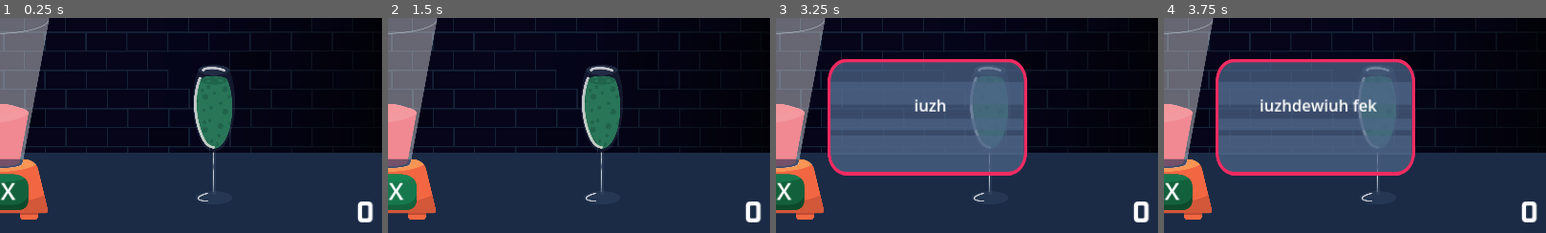
Above: before the commit, frames 1-4 (left to right).
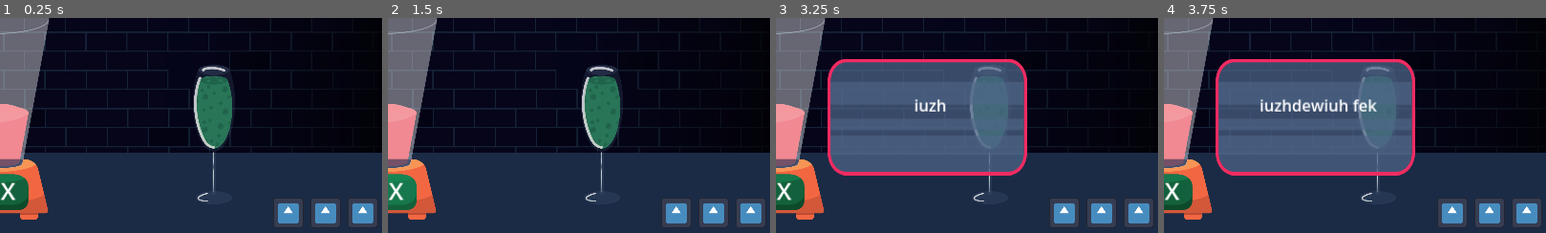
Above: after the commit, the same moments.

Repository: Daxidz/orbital-5-cyberpunk
Game: Godot game, scene res://src/main.tscn
Same seed, same stepped clock (60 frames per second), same inputs: the game is played once before the commit and once after it. The engine's default icon, where the game draws it, is replaced by a stand-in: a white triangle on a blue panel in a dark square.
Inputs (mouse positions are % of the whole screen's width and height, from its top left):
- Up to frame 1 (0.25 s): no input
- Up to frame 2 (1.5 s): click (49, 90) at 0.5 s; click (49, 90) at 1.25 s
- Up to frame 3 (3.25 s): click (49, 90) at 2 s; move the mouse to (11, 19) at 2.77 s; press the mouse at (11, 19) at 2.78 s
- Up to frame 4 (3.75 s): move the mouse to (9, 18) at 3.52 s; release the mouse at (9, 18) at 3.53 s; click (9, 18) at 3.6 s
The pictures show only the part of the screen within x 50-100%, y 50-100%; the shares and areas given below are measured in that part.

The runs differ from the first frame. In frame 1, 3.0% of the frame differs, in the area x 71-99%, y 84-98%; in frame 2, 3.0%; in frame 3, 3.0%; in frame 4, 3.0%.

Commit message:
Change score by lives

Diff:
--- a/src/main.tscn
+++ b/src/main.tscn
@@ -193,6 +193,7 @@
 scale_amount_curve = SubResource("Curve_ksps1")
 
 [node name="ScoreManager" parent="." instance=ExtResource("13_n74ld")]
-position = Vector2(1701, 996)
+position = Vector2(1646, 991)
+scale = Vector2(0.6, 0.6)
 
 [connection signal="timeout" from="TapisIngredients/Timer" to="TapisIngredients" method="_on_timer_timeout"]
--- a/src/score_manager.gd
+++ b/src/score_manager.gd
@@ -2,25 +2,35 @@
 
 signal recipe_completed
 signal recipe_timed_out
+signal game_over
 
-var score: int = 0
+var lives: int = 3
+
+@onready var hearts: Array = [
+	$Heart3,
+	$Heart2,
+	$Heart1
+]
 
 # Called when the node enters the scene tree for the first time.
 func _ready():
 	self.recipe_completed.connect(self._recipe_completed)
 	self.recipe_timed_out.connect(self._recipe_timed_out)
-	$Label.text = "%d" % score
 
 # Called every frame. 'delta' is the elapsed time since the previous frame.
 func _process(_delta):
-	if (score != 0):
-		$Label.text = "%+d" % score
-	else:
-		$Label.text = "%d" % score
+	for i in range(self.hearts.size()):
+		var heart = self.hearts[i] as Sprite2D
+		if (self.lives > i):
+			heart.show()
+		else:
+			heart.hide()
 
 func _recipe_completed():
-	self.score += 1
+	pass
 
 func _recipe_timed_out():
-	self.score -= 1
 	$Error.play()
+	self.lives -= 1
+	if (self.lives == 0):
+		self.game_over.emit()
--- a/src/score_manager.tscn
+++ b/src/score_manager.tscn
@@ -1,8 +1,9 @@
-[gd_scene load_steps=5 format=3 uid="uid://w21jxvoygl2x"]
+[gd_scene load_steps=6 format=3 uid="uid://w21jxvoygl2x"]
 
 [ext_resource type="Script" path="res://src/score_manager.gd" id="1_blcx3"]
 [ext_resource type="FontFile" uid="uid://cjrpxkeokkqfm" path="res://res/fonts/Industry/Industry-Bold.ttf" id="2_gy3jw"]
 [ext_resource type="AudioStream" uid="uid://hpuneixalorh" path="res://res/sounds/error_01.wav" id="3_uwgh3"]
+[ext_resource type="Texture2D" uid="uid://b2wk70bgifw7o" path="res://icon.svg" id="3_nv4vd"]
 
 [sub_resource type="LabelSettings" id="LabelSettings_fi3f6"]
 font = ExtResource("2_gy3jw")
@@ -12,6 +13,7 @@
 script = ExtResource("1_blcx3")
 
 [node name="Label" type="Label" parent="."]
+visible = false
 custom_minimum_size = Vector2(200, 0)
 offset_right = 40.0
 offset_bottom = 23.0
@@ -24,3 +26,21 @@
 [node name="Error" type="AudioStreamPlayer" parent="."]
 stream = ExtResource("3_uwgh3")
 volume_db = -20.0
+
+
+[node name="Heart1" type="Sprite2D" parent="."]
+visible = false
+texture = ExtResource("3_nv4vd")
+centered = false
+
+[node name="Heart2" type="Sprite2D" parent="."]
+visible = false
+texture = ExtResource("3_nv4vd")
+centered = false
+offset = Vector2(156, 0)
+
+[node name="Heart3" type="Sprite2D" parent="."]
+visible = false
+texture = ExtResource("3_nv4vd")
+centered = false
+offset = Vector2(312, 0)
Not shown: 1 places in src/main.tscn that only renumber resources
